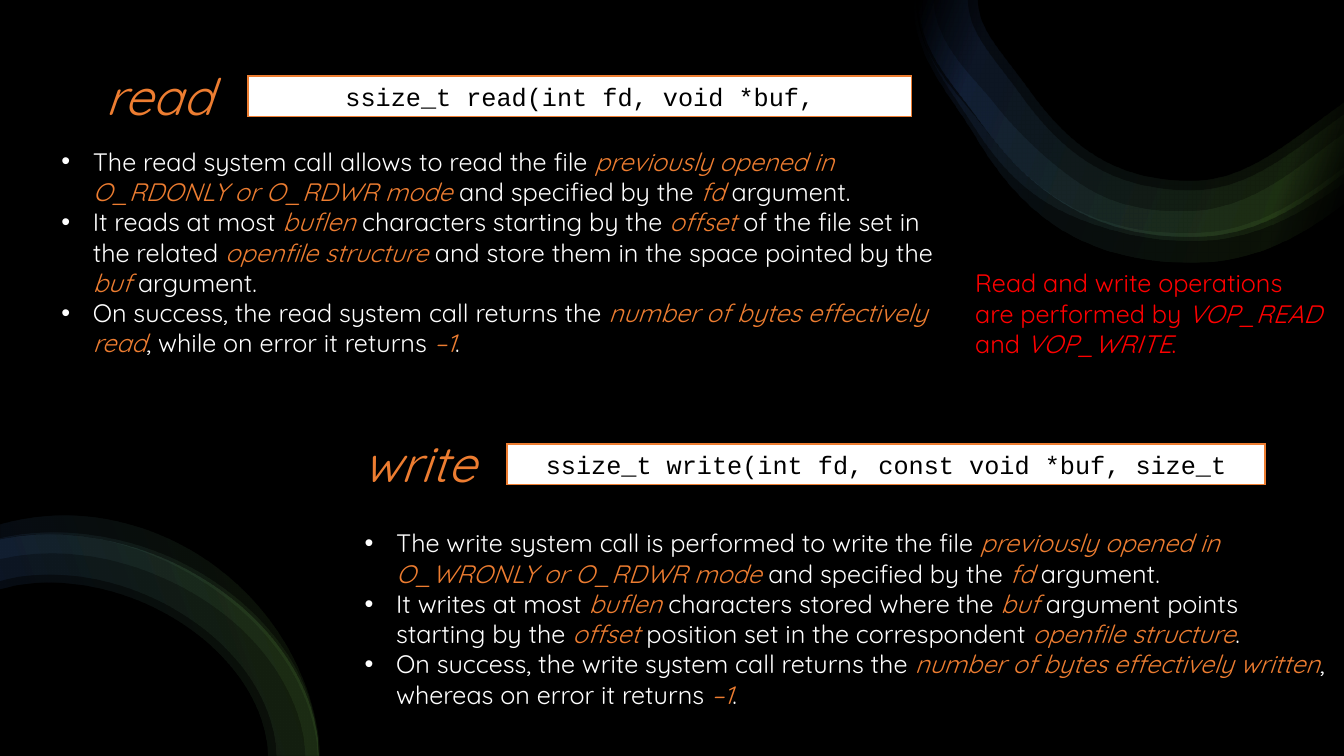
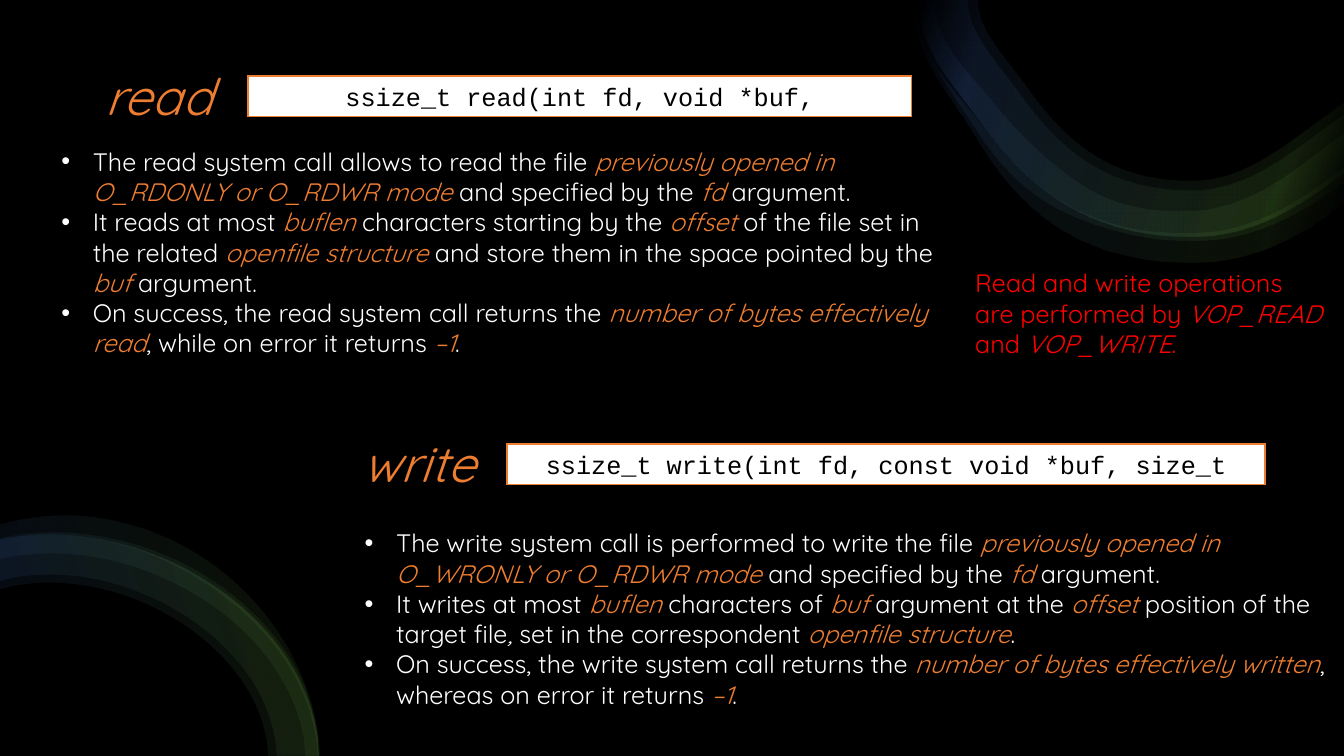
Before and after one commit to DavideAlta/OS161-shell, a slide deck: slide 14 of OS161-shell.pptx. Drawn at 1344x756 pixels with LibreOffice and Linux fonts; fonts in the diff are those of the drawing. Boxes give left, top, right and bottom in pixels: in the first picture for what was removed or moved away, otherwise in the second. Text is boxed around its words. In the diff, an @@ line names an element or a change of style, - is before the commit and + after.

Commit message:
Presentation updated

```diff
--- a/OS161-shell.pptx
+++ b/OS161-shell.pptx
@@ text at [396, 586, 1310, 648]: text changed @@
-• It writes at most buflen characters stored where the buf argument points starting by the offset position set in the correspondent openfile structure.
+• It writes at most buflen characters of buf argument at the offset position of the target file, set in the correspondent openfile structure.
```
Also in this commit, not shown: 3 other slides changed.
